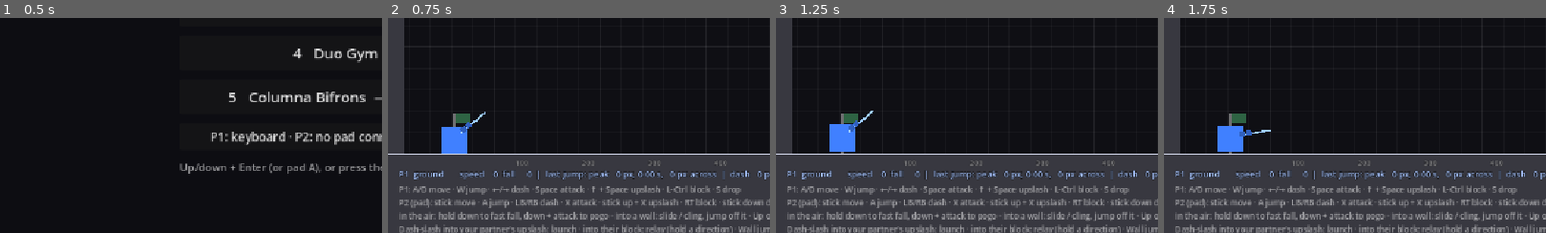
Above: before the commit, frames 1-4 (left to right).
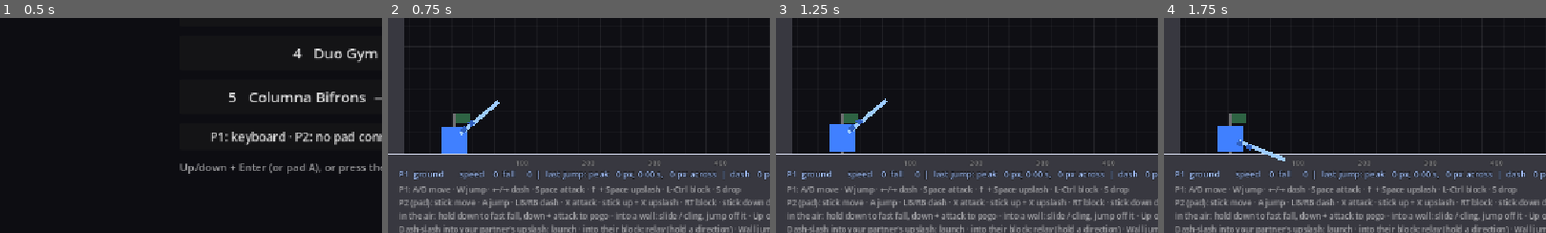
Above: after the commit, the same moments.

Repository: KayFisch/coop-sekiro-like
Game: Godot game, scene res://ui/boss_select.tscn
Two runs of this game, one before a commit and one after it. Both use one fixed random seed, a clock stepped at 60 frames per second and the inputs below.
Inputs:
- Up to frame 1 (0.5 s): no input
- Up to frame 2 (0.75 s): click "3 Movement Gym — 1 player" at 0.5 s
- Up to frame 3 (1.25 s): no input
- Up to frame 4 (1.75 s): tap Enter at 1.25, 1.35 s; hold Right from 1.28 s (still down); tap Space at 1.52 s
The pictures show only the part of the screen within x 0-50%, y 50-100%; the shares and areas given below are measured in that part.

Frame 1 is identical in both runs. In frame 2, 0.2% of the frame differs, in the area x 18-30%, y 38-55%; in frame 3, 0.2%; in frame 4, 0.4%, in the area x 19-32%, y 52-67%.

Commit message:
tune(player): a quicker slash, a bigger sword, an attack buffer
The slash followed the press too slowly: its windup is 0.05 s now
(0.35 s in all), and it lands 0.08 s after the press instead of 0.17 s.
An attack pressed up to 0.15 s before the blade is back comes as soon as
it is. The sword is 76 by 6 px (it was 48 by 3), hitbox with it, so the
swing can be seen. The recoil of a parried swing is 0.45 s.

Co-Authored-By: Claude Opus 5.5 <noreply@anthropic.com>

Diff:
--- a/actors/player/player.gd
+++ b/actors/player/player.gd
@@ -68,19 +68,21 @@
 # brought back to rest (return). It commits: from the press until the blade is back at rest,
 # block does nothing, and a parry window opened just before the swing is given up; so there's
 # no attacking and parrying at once (see _is_swinging()). There's no cooldown beyond that: the
-# blade back at rest is ready again.
-const ATTACK_WINDUP_TIME = 0.1
-const ATTACK_ACTIVE_TIME = 0.15
-const ATTACK_RETURN_TIME = 0.2
+# blade back at rest is ready again, and an attack pressed up to ATTACK_BUFFER_TIME before it's
+# back comes as soon as it is.
+const ATTACK_WINDUP_TIME = 0.05  # short: the cut has to follow the press
+const ATTACK_ACTIVE_TIME = 0.12
+const ATTACK_RETURN_TIME = 0.18
 const ATTACK_COOLDOWN = ATTACK_WINDUP_TIME + ATTACK_ACTIVE_TIME + ATTACK_RETURN_TIME
+const ATTACK_BUFFER_TIME = 0.15
 const ATTACK_DAMAGE = 10.0
 const SWORD_REST_ANGLE = -0.7  # -40 degrees: up and forward
-const SWING_START_ANGLE = -1.75  # drawn back to here, just past upright...
+const SWING_START_ANGLE = -1.4  # drawn back to here, nearly upright...
 const SWING_END_ANGLE = 0.6  # ...and cut down to here
 # PARRIED: an enemy blade that meets the swing knocks it back (on_swing_parried()). The blade
 # then takes PARRIED_RECOIL to come back to rest, instead of the usual return, and until it's
 # there the swing isn't over: no block, no parry, no attack.
-const PARRIED_RECOIL = 0.5
+const PARRIED_RECOIL = 0.45
 const RECOIL_ANGLE = -2.4  # thrown back over the shoulder
 const RECOIL_KNOCK_TIME = 0.06  # how fast it's thrown there
 # Dash-slash: dash and attack together (or attack a moment before the dash) to dash with the
@@ -296,6 +298,7 @@
 var _attack_timer = 0.0  # counts down through the swing and its return
 var _attack_cooldown = 0.0
 var _attack_landed = false
+var _attack_buffer = 0.0  # > 0 while an attack press is waiting for the blade to be back
 var _recoil_timer = 0.0  # > 0 while the blade comes back from being parried (PARRIED_RECOIL)
 var _sword_idle_angle = SWORD_REST_ANGLE  # the blade's angle when it isn't swinging, eased
 var _swing_from_angle = SWORD_REST_ANGLE  # where the blade was when the swing (or recoil) began
@@ -768,6 +771,8 @@
 
 	if Input.is_action_just_pressed(_action("attack")):
 		_press_attack()
+	elif _attack_buffer > 0.0 and _attack_cooldown <= 0.0:
+		_press_attack()  # pressed a moment too early: it comes now
 	elif Input.is_action_just_pressed(_action("up")) and _attack_timer > 0.0 \
 			and _swing_kind == Swing.SLASH and not _attack_landed \
 			and _now() - _slash_press_time <= UPSLASH_LATE:
@@ -873,7 +878,11 @@
 			and _now() - _dash_press_time <= DASH_SLASH_LATE:
 		_begin_dash_slash()  # attacking right as the dash starts
 		return
-	if _attack_cooldown > 0.0 or is_blocking():
+	if _attack_cooldown > 0.0:
+		_attack_buffer = ATTACK_BUFFER_TIME
+		return
+	_attack_buffer = 0.0
+	if is_blocking():
 		return
 	if Input.is_action_pressed(_action("up")) and _dash_timer <= 0.0:
 		_press_upslash()
@@ -1397,6 +1406,7 @@
 	_invuln_timer = maxf(_invuln_timer - delta, 0.0)
 	_sword_flash = maxf(_sword_flash - delta, 0.0)
 	_recoil_timer = maxf(_recoil_timer - delta, 0.0)
+	_attack_buffer = maxf(_attack_buffer - delta, 0.0)
 	_parry_flick = maxf(_parry_flick - delta, 0.0)
 	_dodge_flash = maxf(_dodge_flash - delta, 0.0)
 	_hurt_flash = maxf(_hurt_flash - delta, 0.0)
--- a/actors/player/player.tscn
+++ b/actors/player/player.tscn
@@ -6,7 +6,7 @@
 size = Vector2(40, 40)
 
 [sub_resource type="RectangleShape2D" id="Shape_sword"]
-size = Vector2(40, 14)
+size = Vector2(66, 16)
 
 [node name="Player" type="CharacterBody2D" groups=["players"]]
 collision_layer = 2
@@ -27,10 +27,10 @@
 [node name="SwordPivot" type="Node2D" parent="."]
 
 [node name="Sword" type="ColorRect" parent="SwordPivot"]
-offset_left = 14.0
-offset_top = -3.0
-offset_right = 62.0
-offset_bottom = 0.0
+offset_left = 12.0
+offset_top = -4.0
+offset_right = 88.0
+offset_bottom = 2.0
 mouse_filter = 2
 color = Color(0.62, 0.8, 1, 1)
 
@@ -40,5 +40,5 @@
 monitorable = false
 
 [node name="CollisionShape2D" type="CollisionShape2D" parent="SwordPivot/SwordHitbox"]
-position = Vector2(34, -2)
+position = Vector2(53, -1)
 shape = SubResource("Shape_sword")
